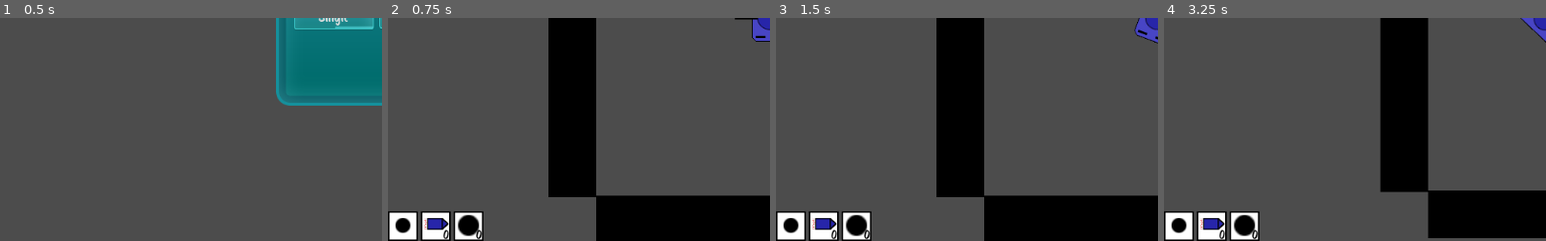
Above: before the commit, frames 1-4 (left to right).
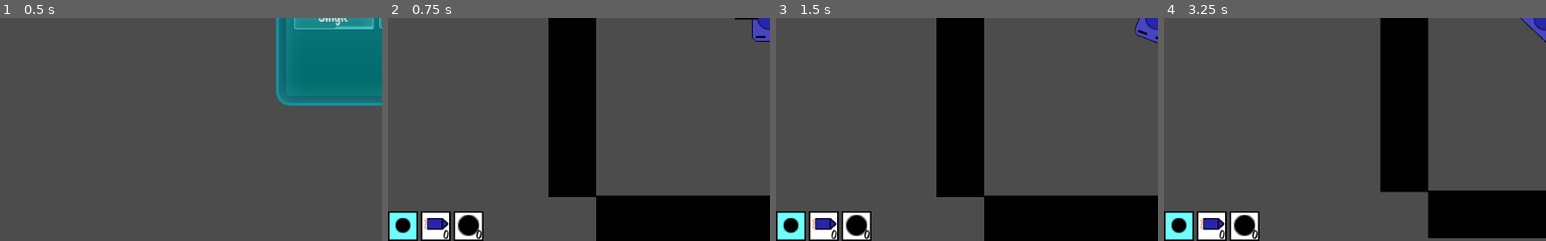
Above: after the commit, the same moments.

Repository: mm-102/godot_tanks
Game: Godot game, scene res://Main.tscn
Same seed, same stepped clock (60 frames per second), same inputs: the game is played once before the commit and once after it.
Inputs (mouse positions are % of the whole screen's width and height, from its top left):
- Up to frame 1 (0.5 s): no input
- Up to frame 2 (0.75 s): click "Single" at 0.5 s
- Up to frame 3 (1.5 s): tap Enter at 1.25 s; move the mouse to (72, 45) at 1.27 s; hold D (p_right) from 1.28 s (still down); tap 1 (p_bullet, bound only after the commit) at 1.35 s
- Up to frame 4 (3.25 s): tap 3 (p_frag, bound only after the commit) at 1.55, 2.1 s; move the mouse to (30, 55) at 2.02 s; release D (p_right) at 2.03 s; hold S (p_backward) 2.03-2.78 s; tap 2 (p_rocket, bound only after the commit) at 2.3, 2.85 s; move the mouse to (60, 28) at 2.77 s; hold D (p_right) from 2.78 s (still down); tap 1 (p_bullet, bound only after the commit) at 3.05 s
The pictures show only the part of the screen within x 0-50%, y 50-100%; the shares and areas given below are measured in that part.

Frame 1 is identical in both runs. In frame 2, 0.7% of the frame differs, in the area x 0-8%, y 87-100%; in frame 3, 0.7%; in frame 4, 0.7%.
Error before the commit: Invalid get index 'ip' (on base: 'Nil'). (res://GUI/Menu.gd:29)

Commit message:
Changing ammo types mechanic  - Switch beetween type by pressing "1", "2" or "3"  - Current selection is highlighted in GUI

Diff:
--- a/GUI/Menu.gd
+++ b/GUI/Menu.gd
@@ -26,5 +26,5 @@
 
 func _on_request_completed(result, response_code, headers, body):
 	var json = JSON.parse(body.get_string_from_utf8())
-	$"%PublicIPButton".set_text(str(json.result["ip"]))
+#	$"%PublicIPButton".set_text(str(json.result["ip"]))
 	$HTTPRequest.queue_free()
--- a/Objects/AmmoBox.gd
+++ b/Objects/AmmoBox.gd
@@ -5,7 +5,6 @@
 
 
 func _on_AmmoBox_body_entered(player):
-	player.ammo_type = type
 	player.special_ammo[type] += 1
 	player.emit_signal("special_ammo_change", type, player.special_ammo[type])
 	queue_free()
--- a/Player/Player_GUI/GUI.gd
+++ b/Player/Player_GUI/GUI.gd
@@ -1,10 +1,30 @@
 extends MarginContainer
 
+var current_type = Ammunition.TYPES.BULLET
+
+const selection_color = "70ffff"
+const base_color = "ffffff"
 
 onready var Numbers = {
 	Ammunition.TYPES.ROCKET : $"HBoxContainer/RocketCounter/Background/Number",
 	Ammunition.TYPES.FRAG_BOMB : $"HBoxContainer/FragBombCounter/Background/Number"
 }
 
+onready var Backgrounds = {
+	Ammunition.TYPES.BULLET : $"HBoxContainer/BulletCounter/Background",
+	Ammunition.TYPES.ROCKET : $"HBoxContainer/RocketCounter/Background",
+	Ammunition.TYPES.FRAG_BOMB : $"HBoxContainer/FragBombCounter/Background"
+}
+
+
+func _ready():
+	Backgrounds[current_type].modulate = selection_color
+
 func _on_special_ammo_change(type, amount_left):
 	Numbers[type].text = str(amount_left)
+
+func _on_special_ammo_type_change(new_type):
+	Backgrounds[current_type].modulate = base_color
+	Backgrounds[new_type].modulate = selection_color
+
+	current_type = new_type
--- a/Player/Tank/Tank.gd
+++ b/Player/Tank/Tank.gd
@@ -10,6 +10,7 @@
 const BASE_AMMO_TYPE = Ammunition.TYPES.BULLET
 
 signal special_ammo_change(type, amount_left)
+signal special_ammo_type_change(new_type)
 
 var ammo_left = MAX_AMMO
 var special_ammo = {
@@ -33,8 +34,21 @@
 
 func _ready():
 	connect("special_ammo_change",get_node("/root/Main/Player_Gui_Layer/GUI"),"_on_special_ammo_change")
+	connect("special_ammo_type_change",get_node("/root/Main/Player_Gui_Layer/GUI"),"_on_special_ammo_type_change")
 
 func _integrate_forces(_state):
+	if Input.is_action_just_pressed("p_bullet"):
+		ammo_type = Ammunition.TYPES.BULLET
+		emit_signal("special_ammo_type_change", ammo_type)
+
+	if Input.is_action_just_pressed("p_rocket"):
+		ammo_type = Ammunition.TYPES.ROCKET
+		emit_signal("special_ammo_type_change", ammo_type)
+
+	if Input.is_action_just_pressed("p_frag"):
+		ammo_type = Ammunition.TYPES.FRAG_BOMB
+		emit_signal("special_ammo_type_change", ammo_type)
+
 	var velocity = Vector2.ZERO
 	velocity.y = int(Input.is_action_pressed("p_backward")) - int(Input.is_action_pressed("p_forward"))
 	var direction = int(Input.is_action_pressed("p_right")) - int(Input.is_action_pressed("p_left"))
--- a/project.godot
+++ b/project.godot
@@ -71,6 +71,21 @@
 "events": [ Object(InputEventMouseButton,"resource_local_to_scene":false,"resource_name":"","device":0,"alt":false,"shi …(212 unchanged characters)…
  ]
 }
+p_bullet={
+"deadzone": 0.5,
+"events": [ Object(InputEventKey,"resource_local_to_scene":false,"resource_name":"","device":0,"alt":false,"shift":false,"control":false,"meta":false,"command":false,"pressed":false,"scancode":49,"physical_scancode":0,"unicode":0,"echo":false,"script":null)
+ ]
+}
+p_rocket={
+"deadzone": 0.5,
+"events": [ Object(InputEventKey,"resource_local_to_scene":false,"resource_name":"","device":0,"alt":false,"shift":false,"control":false,"meta":false,"command":false,"pressed":false,"scancode":50,"physical_scancode":0,"unicode":0,"echo":false,"script":null)
+ ]
+}
+p_frag={
+"deadzone": 0.5,
+"events": [ Object(InputEventKey,"resource_local_to_scene":false,"resource_name":"","device":0,"alt":false,"shift":false,"control":false,"meta":false,"command":false,"pressed":false,"scancode":51,"physical_scancode":0,"unicode":0,"echo":false,"script":null)
+ ]
+}
 
 [mono]
 
